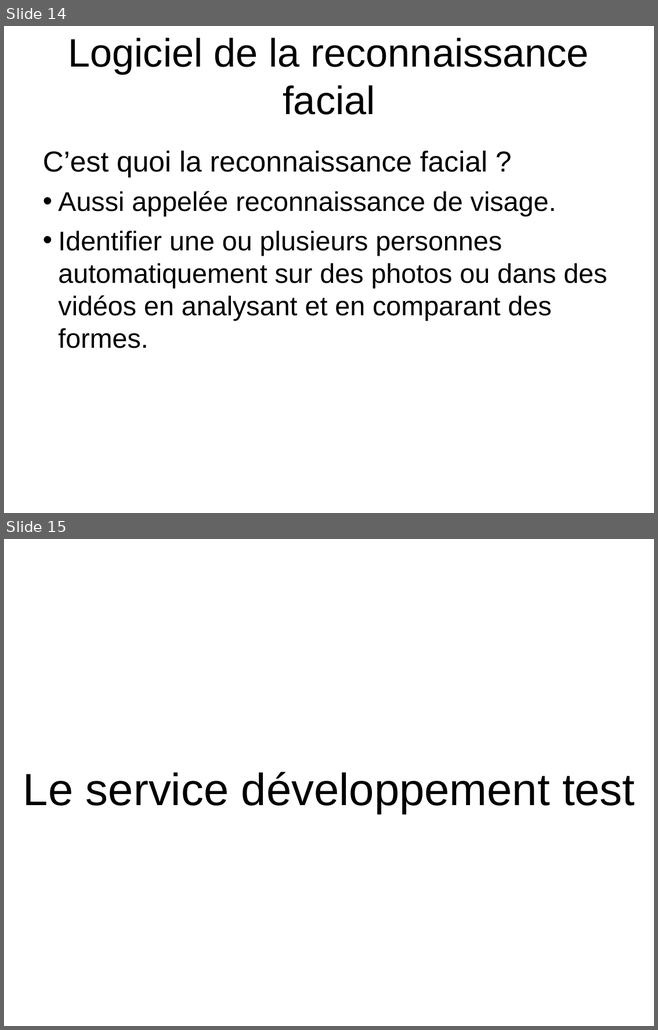
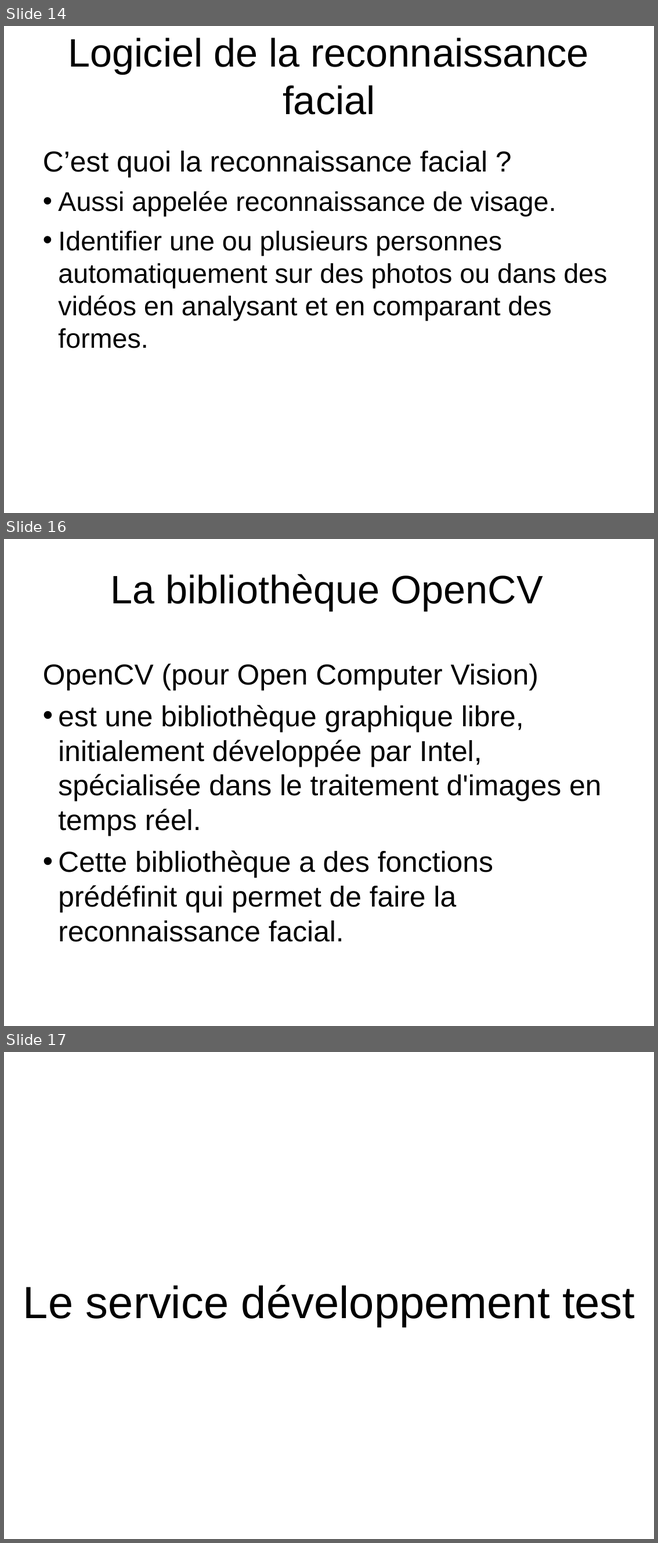
Before and after one commit to HabibAroua/Criminel_dep, a slide deck: documentation/presentation/P1/2734.ppt. Shown one above the other, each under a label of ours: slides 14 and 15 before the commit, slides 14, 16 and 17 after it; the slides between them are not shown. The pictures are 658x1030 and 658x1543 pixels, drawn with LibreOffice and Linux fonts; fonts in the diff are those of the drawing; background and template pictures are left out. Boxes give left, top, right and bottom in pixels: in the first picture for what was removed or moved away, otherwise in the second. Text is boxed around its words. In the diff, an @@ line names an element or a change of style, - is before the commit and + after.

```diff
--- a/documentation/presentation/P1/2734.ppt
+++ b/documentation/presentation/P1/2734.ppt
@@ slide 16 added at [4,539,654,1026], background picture (left out) @@
@@ title added at [110,574,542,611], 44 pt, text #000000 @@
+La bibliothèque OpenCV
@@ text added at [43,664,601,942], 32 pt, text #000000 @@
+OpenCV (pour Open Computer Vision)
+• est une bibliothèque graphique libre, initialement développée par Intel, spécialisée dans le traitement d'images en temps réel.
+• Cette bibliothèque a des fonctions prédéfinit qui permet de faire la reconnaissance facial.
@@ what was slide 15 is now slide 17 @@
```
Also in this commit, not shown: 1 other slide added.
